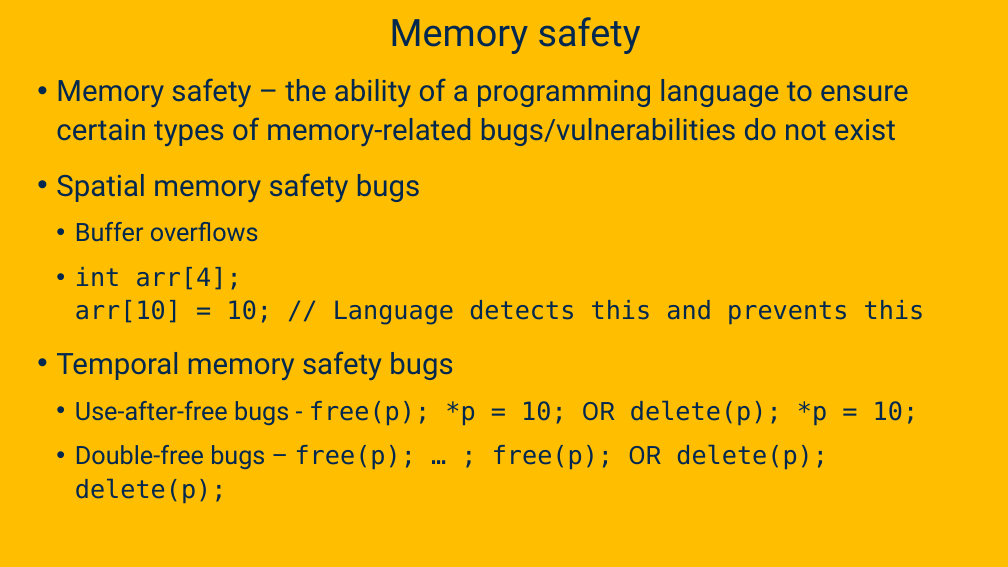
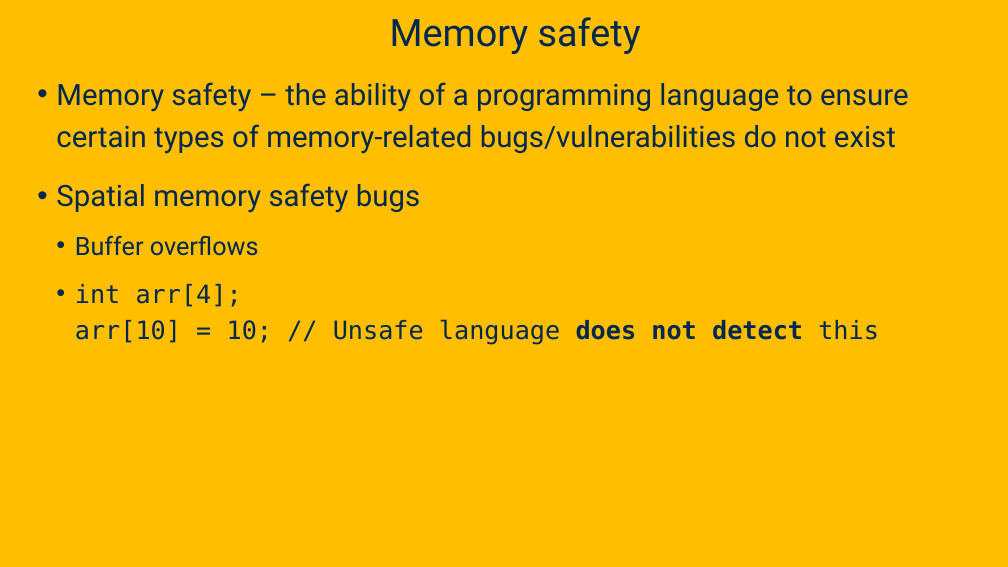
Before and after one commit to davsec-teaching/ecs160-f25, a slide deck: slide 65 of slides/9_software_security.pptx (slide 72 before the commit). Drawn at 1008x567 pixels with LibreOffice and Linux fonts; fonts in the diff are those of the drawing; background and template pictures are left out. Boxes give left, top, right and bottom in pixels: in the first picture for what was removed or moved away, otherwise in the second. Text is boxed around its words. In the diff, an @@ line names an element or a change of style, - is before the commit and + after.

```diff
--- a/slides/9_software_security.pptx
+++ b/slides/9_software_security.pptx
@@ text at (x1=56, y1=82, x2=908, y2=256): line spacing 1.1 to 1.2 @@
@@ text at (x1=75, y1=284, x2=879, y2=345): text changed @@
-  • int arr[4];
-    arr[10] = 10; // Language detects this and prevents this
-• Temporal memory safety bugs
-  • Use-after-free bugs - free(p); *p = 10; OR delete(p); *p = 10;
-  • Double-free bugs – free(p); … ; free(p); OR delete(p); delete(p);
+  • int arr[4];
+    arr[10] = 10; // Unsafe language does not detect this
```
Also in this commit, not shown: 5 other slides changed, 24 slides added, 3 slides removed.
